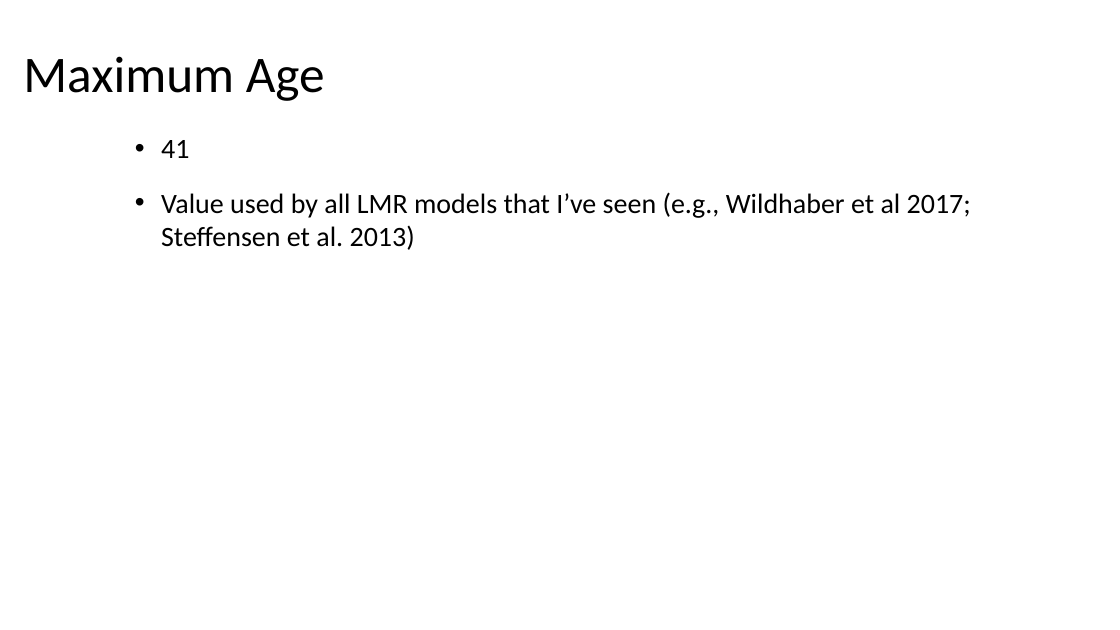
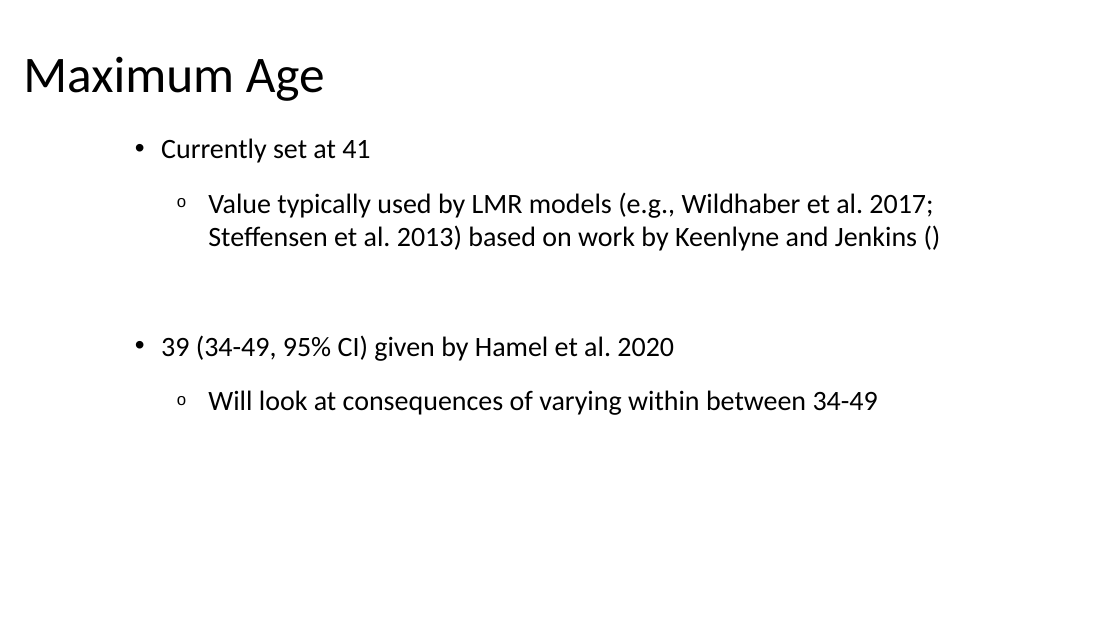
Before and after one commit to sreynolds2/LMOR-DPM, a slide deck: slide 3 of documents/Parameterization.pptx. Drawn at 1120x630 pixels with LibreOffice and Linux fonts; fonts in the diff are those of the drawing. Boxes give left, top, right and bottom in pixels: in the first picture for what was removed or moved away, otherwise in the second. Text is boxed around its words. In the diff, an @@ line names an element or a change of style, - is before the commit and + after.

```diff
--- a/documents/Parameterization.pptx
+++ b/documents/Parameterization.pptx
@@ text at (161,138,933,415): text changed @@
-• 41
-• Value used by all LMR models that I’ve seen (e.g., Wildhaber et al 2017; Steffensen et al. 2013)
+• Currently set at 41
+  o Value typically used by LMR models (e.g., Wildhaber et al. 2017; Steffensen et al. 2013) based on work by Keenlyne and Jenkins ()
+• 39 (34-49, 95% CI) given by Hamel et al. 2020
+  o Will look at consequences of varying within between 34-49
```
Also in this commit, not shown: 1 other file.
